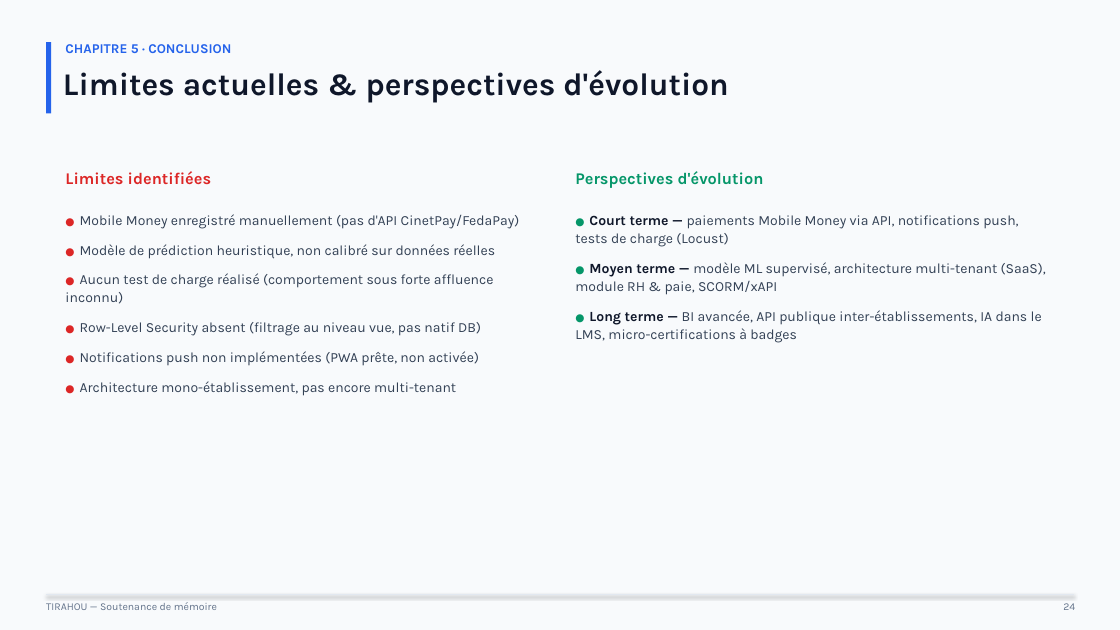
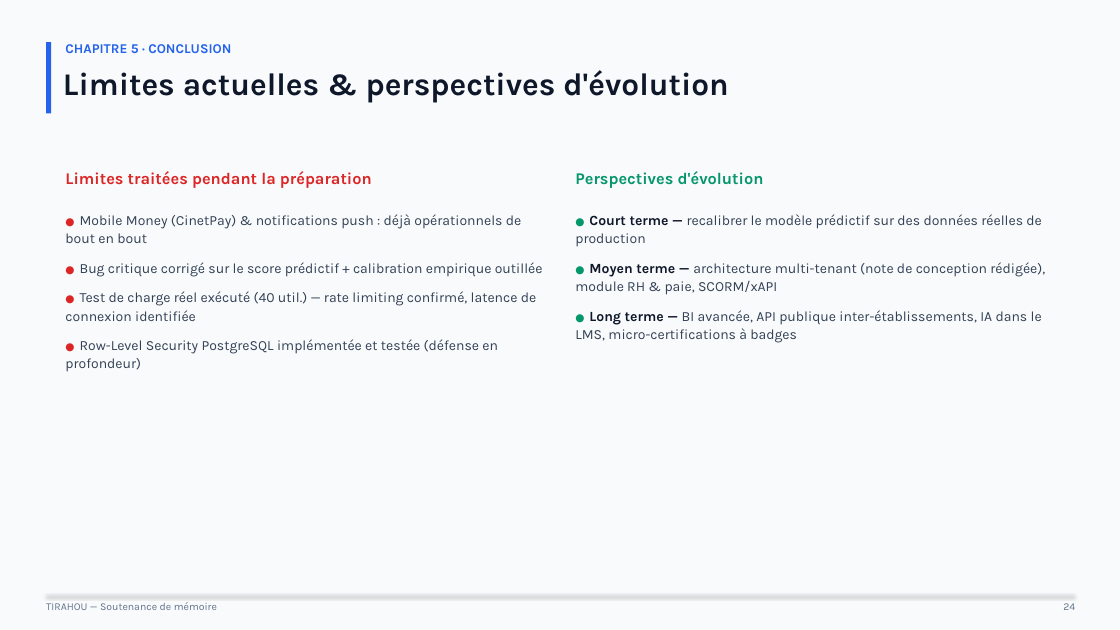
Before and after one commit to BabDIO/tirahou, a slide deck: slide 24 of TIRAHOU_Soutenance.pptx. Drawn at 1120x630 pixels with LibreOffice and Linux fonts; fonts in the diff are those of the drawing. Boxes give left, top, right and bottom in pixels: in the first picture for what was removed or moved away, otherwise in the second. Text is boxed around its words. In the diff, an @@ line names an element or a change of style, - is before the commit and + after.

```diff
--- a/TIRAHOU_Soutenance.pptx
+++ b/TIRAHOU_Soutenance.pptx
@@ text at box(65, 171, 372, 188): text changed @@
-Limites identifiées
+Limites traitées pendant la préparation
@@ text at box(65, 214, 543, 372): text changed @@
-● Mobile Money enregistré manuellement (pas d'API CinetPay/FedaPay)
-● Modèle de prédiction heuristique, non calibré sur données réelles
-● Aucun test de charge réalisé (comportement sous forte affluence inconnu)
-● Row-Level Security absent (filtrage au niveau vue, pas natif DB)
-● Notifications push non implémentées (PWA prête, non activée)
-● Architecture mono-établissement, pas encore multi-tenant
+● Mobile Money (CinetPay) & notifications push : déjà opérationnels de bout en bout
+● Bug critique corrigé sur le score prédictif + calibration empirique outillée
+● Test de charge réel exécuté (40 util.) — rate limiting confirmé, latence de connexion identifiée
+● Row-Level Security PostgreSQL implémentée et testée (défense en profondeur)
@@ text at box(575, 214, 1045, 295): text changed @@
-● Court terme — paiements Mobile Money via API, notifications push, tests de charge (Locust)
-● Moyen terme — modèle ML supervisé, architecture multi-tenant (SaaS), module RH & paie, SCORM/xAPI
+● Court terme — recalibrer le modèle prédictif sur des données réelles de production
+● Moyen terme — architecture multi-tenant (note de conception rédigée), module RH & paie, SCORM/xAPI
```
Also in this commit, not shown: 6 slides added, 27 other files.
